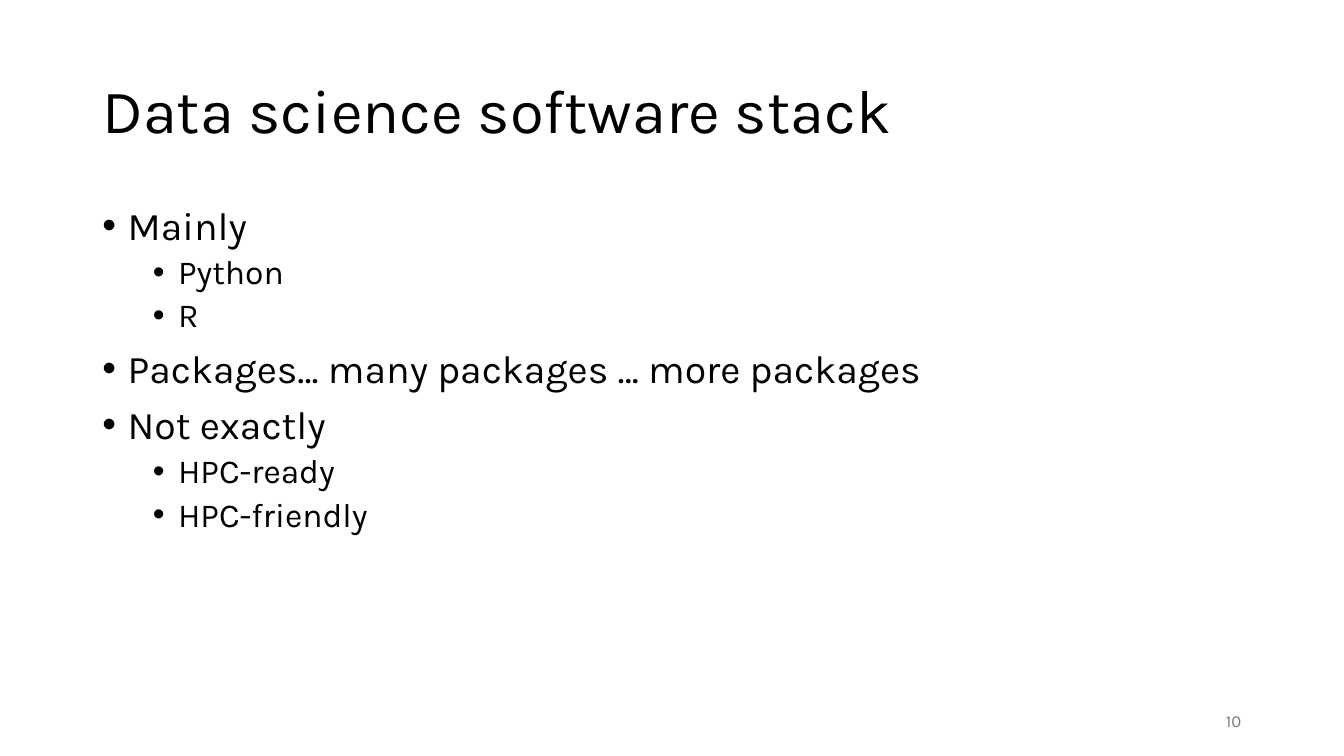
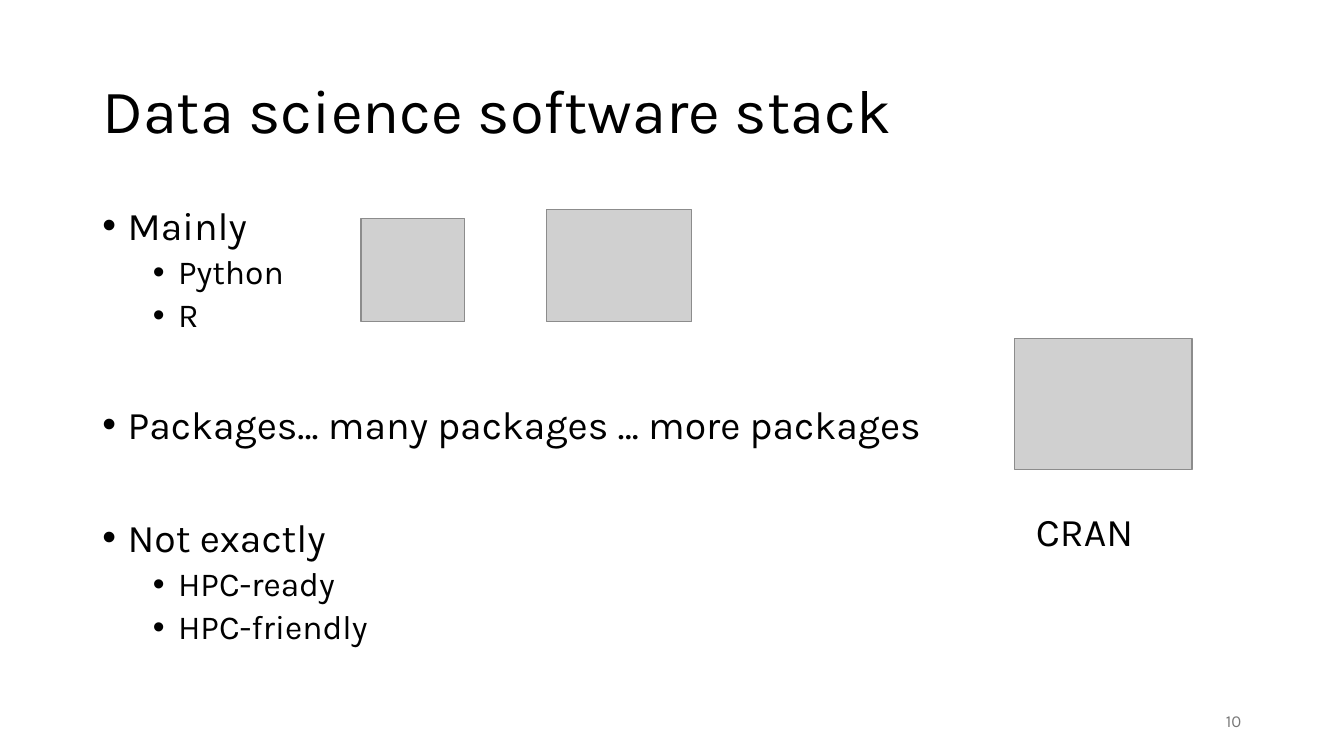
Before and after one commit to gjbex/Best-practices-for-data-science-on-HPC, a slide deck: slide 10 of best_practices_for_data_science_on_hpc.pptx. Drawn at 1344x756 pixels with LibreOffice and Linux fonts; fonts in the diff are those of the drawing; grey boxes stand for pictures. Boxes give left, top, right and bottom in pixels: in the first picture for what was removed or moved away, otherwise in the second. Text is boxed around its words. In the diff, an @@ line names an element or a change of style, - is before the commit and + after.

```diff
--- a/best_practices_for_data_science_on_hpc.pptx
+++ b/best_practices_for_data_science_on_hpc.pptx
@@ text "Mainly" rewrapped from (x1=128, y1=213, x2=921, y2=535) to (x1=128, y1=213, x2=921, y2=648) @@
@@ picture added at (x1=361, y1=218, x2=465, y2=322) @@
@@ picture added at (x1=546, y1=210, x2=692, y2=323) @@
@@ picture added at (x1=1015, y1=339, x2=1193, y2=469) @@
@@ text added at (x1=1036, y1=521, x2=1133, y2=547), 28 pt, text #000000 @@
+CRAN
```
Also in this commit, not shown: 4 slides added, 1 slide removed.
